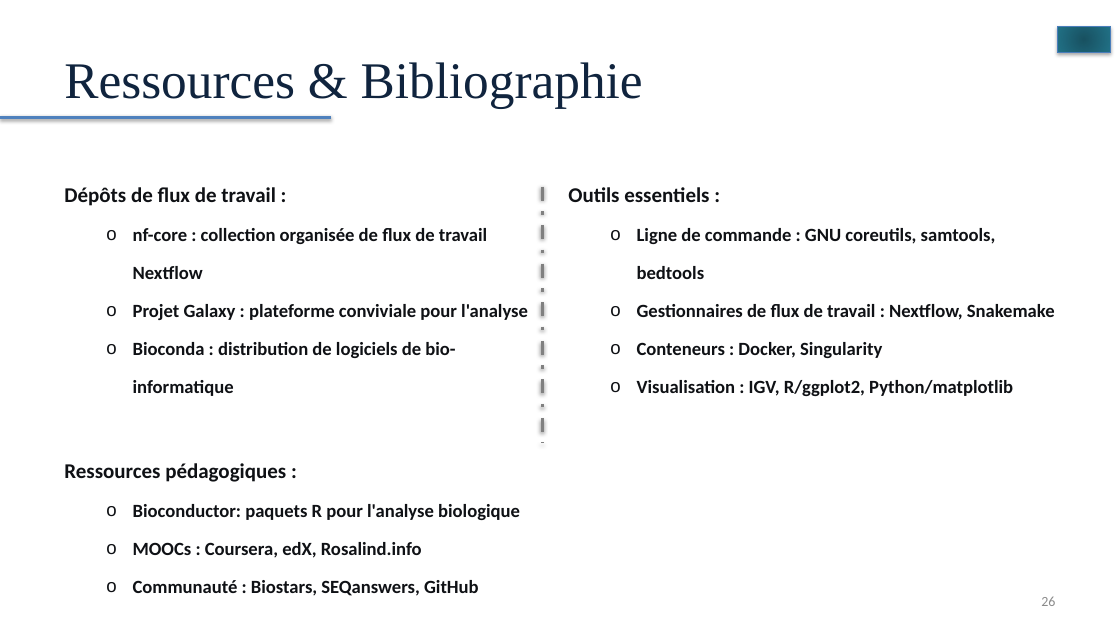
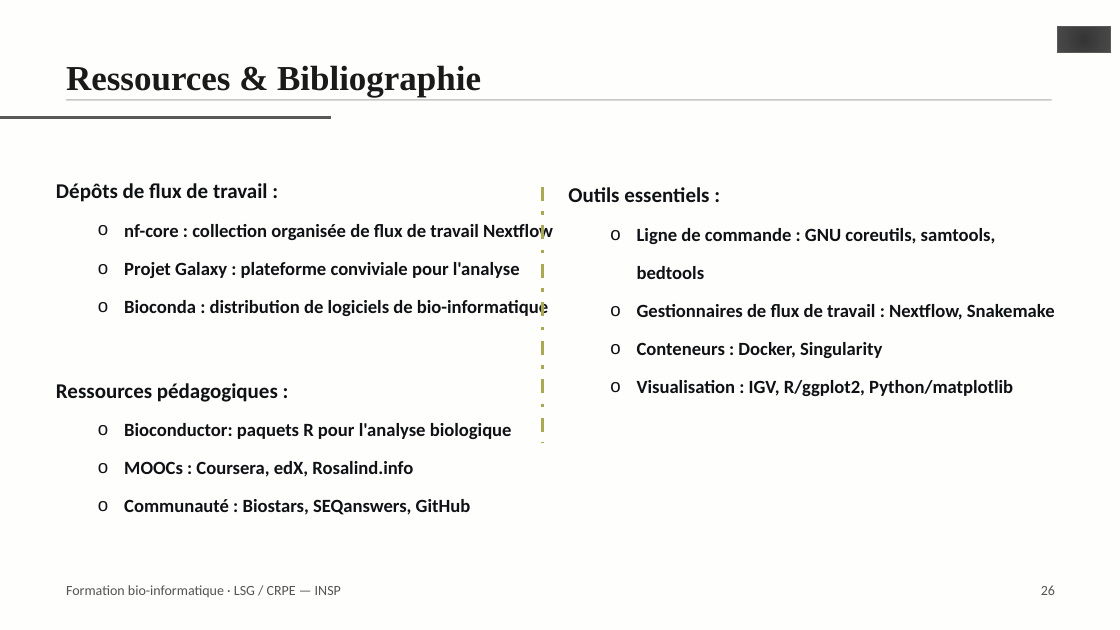
Before and after one commit to Hadji-gid/formation-bioinfo-sgq, a slide deck: slide 26 of diapositives/00_workflow_bioinformatique.pptx. Drawn at 1120x630 pixels with LibreOffice and Linux fonts; fonts in the diff are those of the drawing. Boxes give left, top, right and bottom in pixels: in the first picture for what was removed or moved away, otherwise in the second. Text is boxed around its words. In the diff, an @@ line names an element or a change of style, - is before the commit and + after.

Commit message:
diapositives: reporter le module 0 sur le gabarit commun
Les 27 planches sont reconstruites dans ressources/gabarit.pptx, et non
plus dans le masque d'origine : mêmes dispositions, même page de titre au
logo INSP, même filet gris sous le titre, même bas de page numéroté que
les modules 1 à 5. Les 34 images — organigrammes, captures de terminal,
exemples de formats — sont reportées à leur position, décalées vers le bas
lorsqu'elles passaient sous le filet.

```diff
--- a/diapositives/00_workflow_bioinformatique.pptx
+++ b/diapositives/00_workflow_bioinformatique.pptx
@@ background #FFFFFF to #FEFEFD @@
@@ math minus at (x1=1049, y1=0, x2=1120, y2=93): fill gradient #185261 to #23748A to #298AA3 to gradient #363636 to #4D4D4D to #5C5C5C; outline #4B7EBC 0.75 pt to #595959 0.5 pt; shadow off @@
@@ title "Ressources & Bibliographie" at (x1=66, y1=65, x2=481, y2=98): size 44 to 30 pt, text colour #0F243E to #1A1A1A, bold on; line spacing 1 to 1.15; vertical alignment middle to top @@
@@ line (0, 118) - (332, 118): stroke #4F81BD 3 pt to #595959 3 pt @@
@@ rectangle added at (x1=66, y1=99, x2=1052, y2=101), fill #C8C8C8 @@
@@ text "Dépôts de flux de travail ..." rewrapped from (x1=64, y1=187, x2=528, y2=596) to (x1=56, y1=183, x2=553, y2=515) @@
@@ line (543, 187) - (543, 444): stroke #808080 3 pt dashed to #A9A955 3 pt dashed @@
@@ text added at (x1=66, y1=585, x2=341, y2=597), 12 pt, text #535353 @@
+Formation bio-informatique · LSG / CRPE — INSP
@@ text "26" moved from (x1=1041, y1=597, x2=1055, y2=606) to (x1=1041, y1=585, x2=1055, y2=595) @@
@@ text "26" at (x1=1041, y1=585, x2=1055, y2=595): text colour #8C8C8C to #535353; line spacing 1 to 1.15; vertical alignment middle to top @@
```
Also in this commit, not shown: 25 other slides changed, 1 slide added, 1 slide removed, 1 other file.
